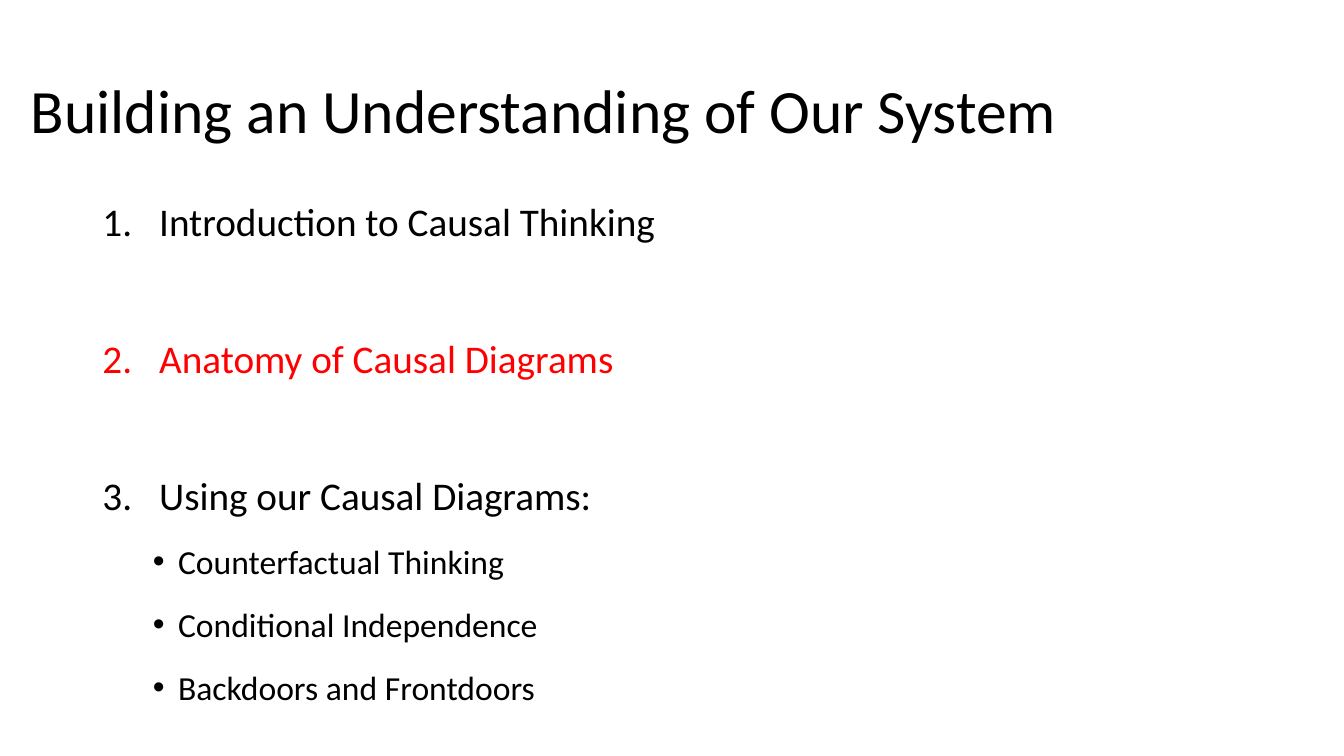
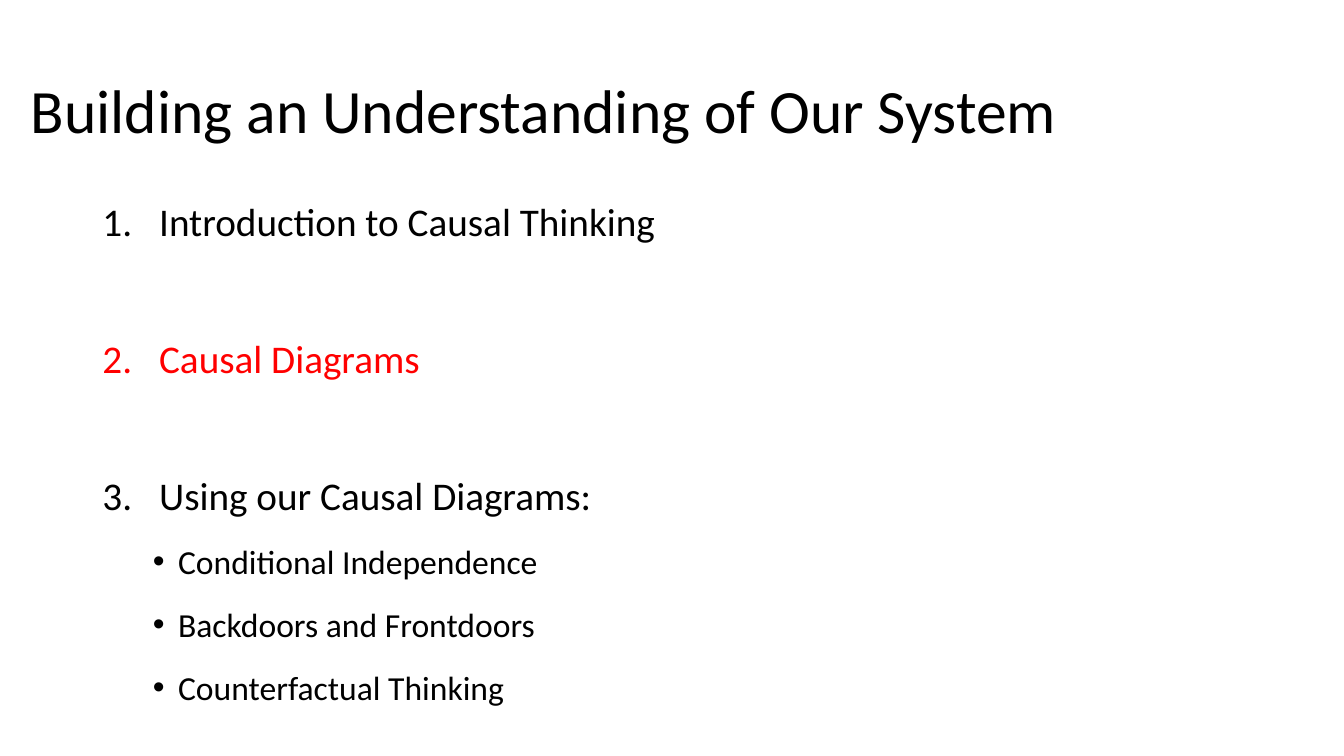
Before and after one commit to biol607/biol607.github.io, a slide deck: slide 18 of lectures/causal_diagrams.pptx (slide 9 before the commit). Drawn at 1344x756 pixels with LibreOffice and Linux fonts; fonts in the diff are those of the drawing. Boxes give left, top, right and bottom in pixels: in the first picture for what was removed or moved away, otherwise in the second. Text is boxed around its words. In the diff, an @@ line names an element or a change of style, - is before the commit and + after.

Commit message:
Update causal lecture

```diff
--- a/lectures/causal_diagrams.pptx
+++ b/lectures/causal_diagrams.pptx
@@ text at [159,345,419,380]: text changed @@
-2. Anatomy of Causal Diagrams
+2. Causal Diagrams
@@ text at [178,550,504,580]: paragraph removed @@
-  • Counterfactual Thinking
@@ text at [178,676,504,706]: paragraph added @@
+  • Counterfactual Thinking
```
Also in this commit, not shown: 15 other slides changed, 19 slides added, 5 slides removed.
